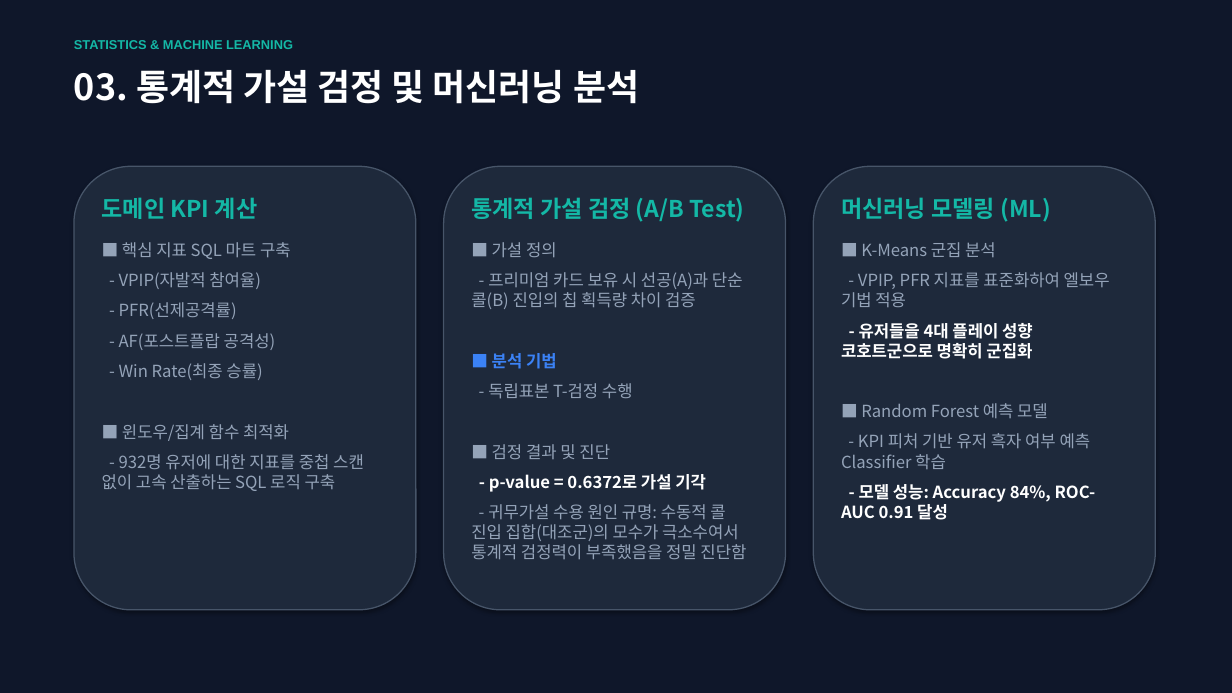
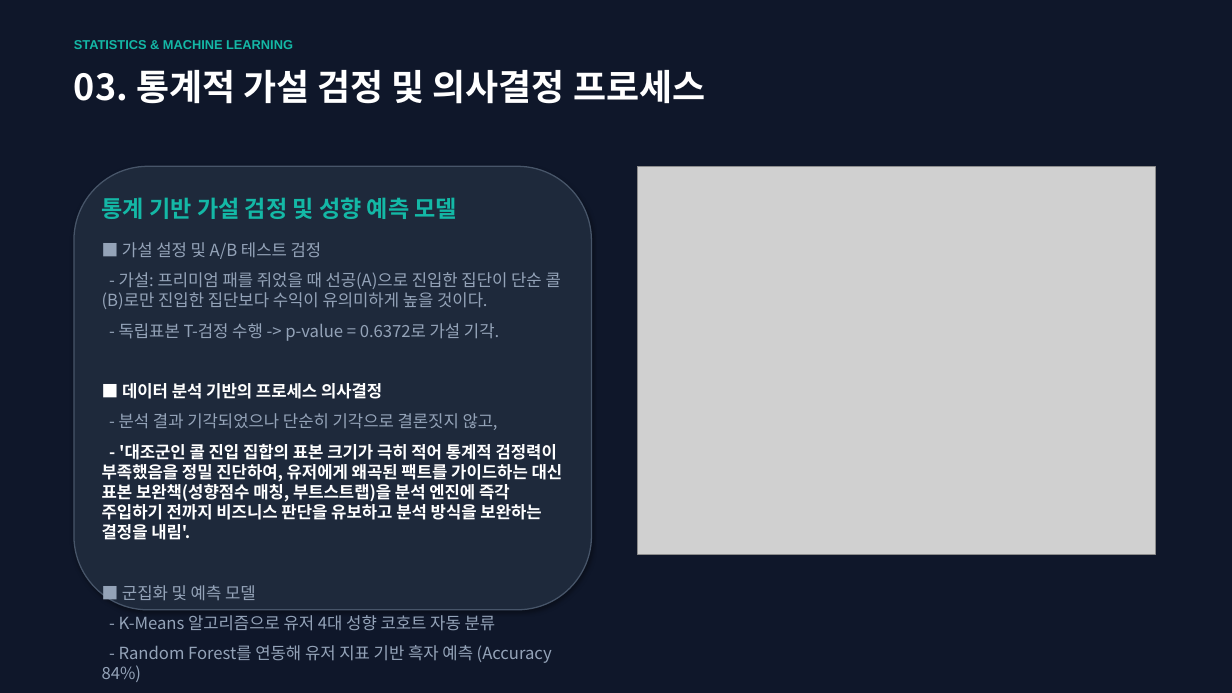
Before and after one commit to JeongSeongHun054/SteamlitPoker, a slide deck: slide 4 of poker_analytics_presentation.pptx. Drawn at 1232x693 pixels with LibreOffice and Linux fonts; fonts in the diff are those of the drawing; grey boxes stand for pictures. Boxes give left, top, right and bottom in pixels: in the first picture for what was removed or moved away, otherwise in the second. Text is boxed around its words. In the diff, an @@ line names an element or a change of style, - is before the commit and + after.

Commit message:
Refactor presentation to include side-by-side images and focus on data-driven decisions

```diff
--- a/poker_analytics_presentation.pptx
+++ b/poker_analytics_presentation.pptx
@@ text at <box>74,70,705,104</box>: text changed @@
-03. 통계적 가설 검정 및 머신러닝 분석
+03. 통계적 가설 검정 및 의사결정 프로세스
@@ rounded rectangle: place and size @@
-rounded rectangle at <box>74,166,416,610</box>
+rounded rectangle at <box>74,166,592,610</box>
@@ rounded rectangle removed at <box>444,166,786,610</box> @@
@@ picture added at <box>638,166,1155,555</box> @@
@@ rounded rectangle removed at <box>813,166,1155,610</box> @@
@@ text at <box>102,197,563,682</box>: text changed @@
-도메인 KPI 계산
-■ 핵심 지표 SQL 마트 구축
-- VPIP(자발적 참여율)
-- PFR(선제공격률)
-- AF(포스트플랍 공격성)
-- Win Rate(최종 승률)
-■ 윈도우/집계 함수 최적화
-- 932명 유저에 대한 지표를 중첩 스캔 없이 고속 산출하는 SQL 로직 구축
+통계 기반 가설 검정 및 성향 예측 모델
+■ 가설 설정 및 A/B 테스트 검정
+- 가설: 프리미엄 패를 쥐었을 때 선공(A)으로 진입한 집단이 단순 콜(B)로만 진입한 집단보다 수익이 유의미하게 높을 것이다.
+- 독립표본 T-검정 수행 -> p-value = 0.6372로 가설 기각.
+■ 데이터 분석 기반의 프로세스 의사결정
+- 분석 결과 기각되었으나 단순히 기각으로 결론짓지 않고,
+- '대조군인 콜 진입 집합의 표본 크기가 극히 적어 통계적 검정력이 부족했음을 정밀 진단하여, 유저에게 왜곡된 팩트를 가이드하는 대신 표본 보완책(성향점수 매칭, 부트스트랩)을 분석 엔진에 즉각 주입하기 전까지 비즈니스 판단을 유보하고 분석 방식을 보완하는 결정을 내림'.
+■ 군집화 및 예측 모델
+- K-Means 알고리즘으로 유저 4대 성향 코호트 자동 분류
+- Random Forest를 연동해 유저 지표 기반 흑자 예측 (Accuracy 84%)
@@ text removed at <box>471,197,746,559</box> @@
-통계적 가설 검정 (A/B Test)
-■ 가설 정의
-- 프리미엄 카드 보유 시 선공(A)과 단순 콜(B) 진입의 칩 획득량 차이 검증
-■ 분석 기법
-- 독립표본 T-검정 수행
-■ 검정 결과 및 진단
-- p-value = 0.6372로 가설 기각
-- 귀무가설 수용 원인 규명: 수동적 콜 진입 집합(대조군)의 모수가 극소수여서 통계적 검정력이 부족했음을 정밀 진단함
@@ text removed at <box>841,197,1110,520</box> @@
-머신러닝 모델링 (ML)
-■ K-Means 군집 분석
-- VPIP, PFR 지표를 표준화하여 엘보우 기법 적용
-- 유저들을 4대 플레이 성향 코호트군으로 명확히 군집화
-■ Random Forest 예측 모델
-- KPI 피처 기반 유저 흑자 여부 예측 Classifier 학습
-- 모델 성능: Accuracy 84%, ROC-AUC 0.91 달성
```
Also in this commit, not shown: 4 other slides changed, 1 other file.
